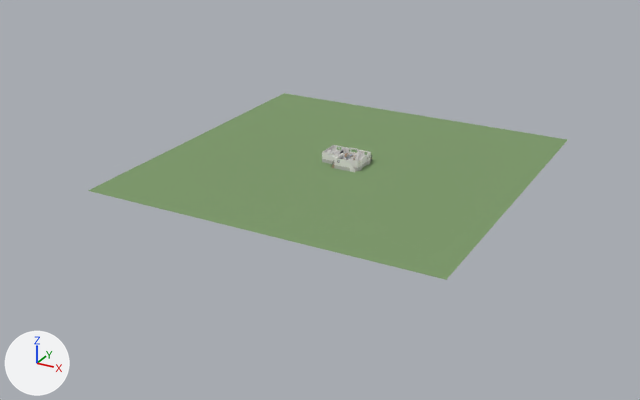
Two versions of the glTF model house.glb, one commit apart.
The view is the same before and after, from a 50 mm lens placed at (137.3, -248.0, 109.9), pointed at (2.6, -3.1, -12.6). Arrows for +X, +Y and +Z are at lower left; the lights stay in place. The older version comes first. Where no turn or scale is listed for an object, it has been applied to the vertices. Vertices at exactly the same position are counted once.

In view in the first picture: 'FP Foundation', 'FP Ground', 'FP Walls' and 1 more.
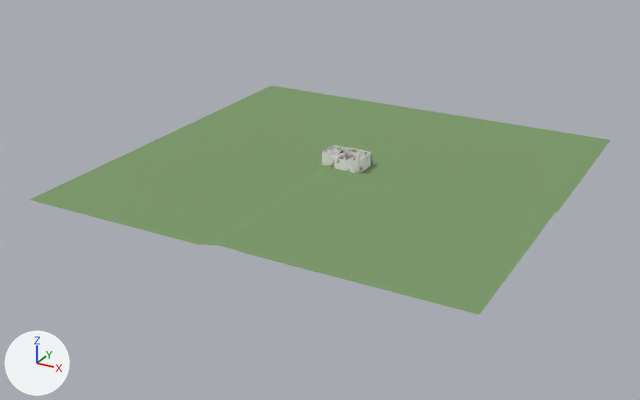
The change, as a list of edits to the scene's bpy script:
```text
Change me_fp_ground:
    used by ob_fp_ground; location = (0.0, 0.0, 0.0)
    remove me_fp_ground.from_pydata(...)  # 8 vertices, 8 faces; spans x -53.4..68.5, y -55.1..66.8, z -1.2
    add me_fp_ground.from_pydata(...)  # 2858 vertices, 5357 faces; spans x -67.1..81.7, y -67.1..78.3, z -2.7..-1.2
    me_fp_ground part 1: 8 vertices removed from x -53.4..68.5, y -55.1..66.8, z -1.2; 2858 vertices added at x -67.1..81.7, y -67.1..78.3, z -2.7..-1.2
Add me_fp_basement_walls:
    me_fp_basement_walls.from_pydata(...)  # 508 vertices, 896 faces; spans x 0.0..14.64, y 0.0..11.29, z -2.64..-0.28
    me_fp_basement_walls.materials.append(mat_fp_wall)  # white #edecea
Remove ob_fp_foundation:
    ob_fp_foundation = bpy.data.objects.new('FP Foundation', me_fp_foundation)
    ob_fp_foundation.location = (0.0, 0.0, 0.0)
Add ob_fp_basement_walls:
    ob_fp_basement_walls = bpy.data.objects.new('FP Basement Walls', me_fp_basement_walls)
    ob_fp_basement_walls.location = (0.0, 0.0, 0.0)
```

Pixel boxes [x1, y1, x2, y2] of what changed, in the pictures (640 x 400 px):
'FP Ground', reshaped (21% wider, 22% taller)
    before: [88, 93, 567, 280]
    after: [30, 86, 610, 315]
'FP Foundation', deleted
    before: [322, 159, 371, 171]
'FP Basement Walls', added
    after: [322, 159, 371, 172]
